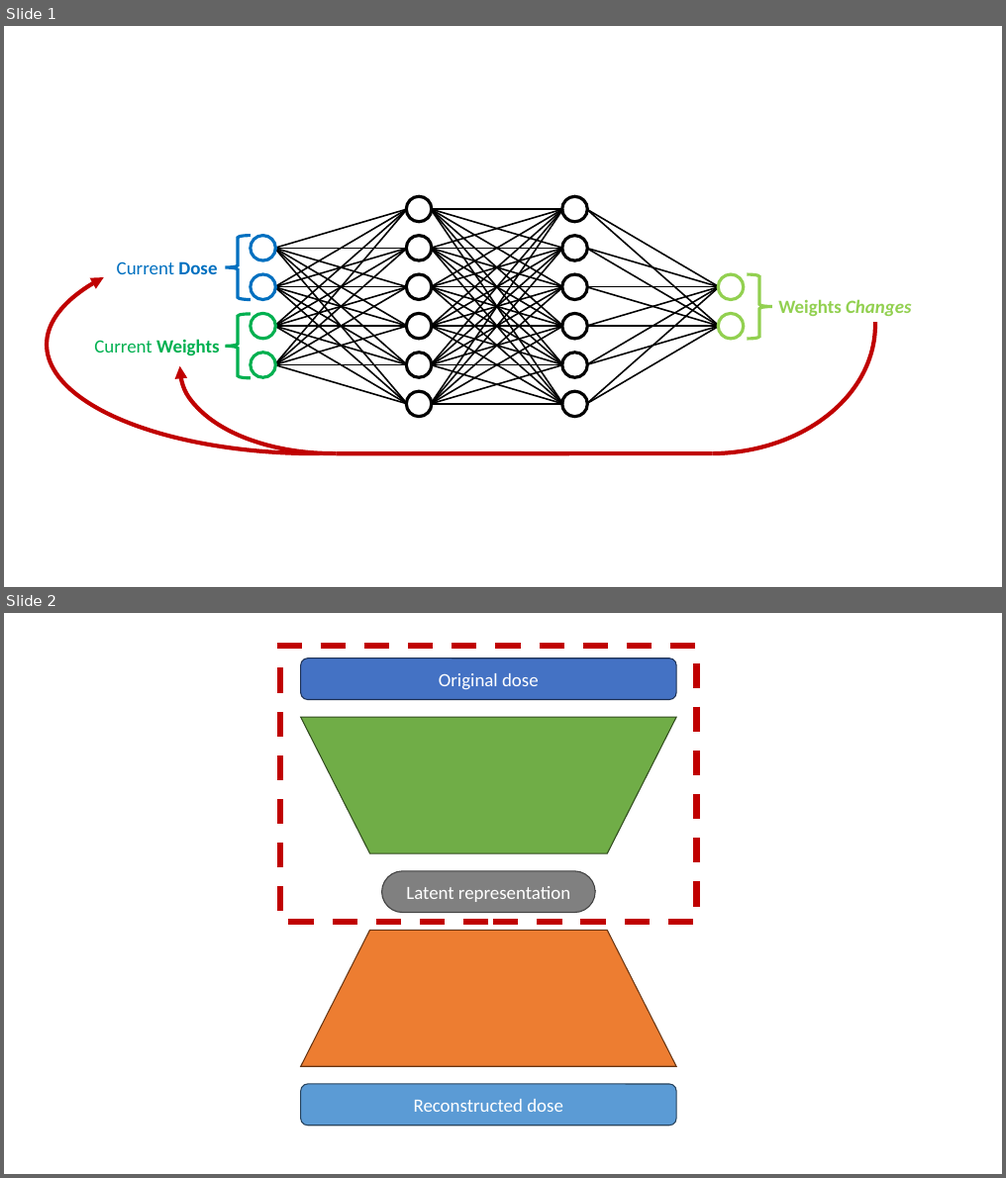
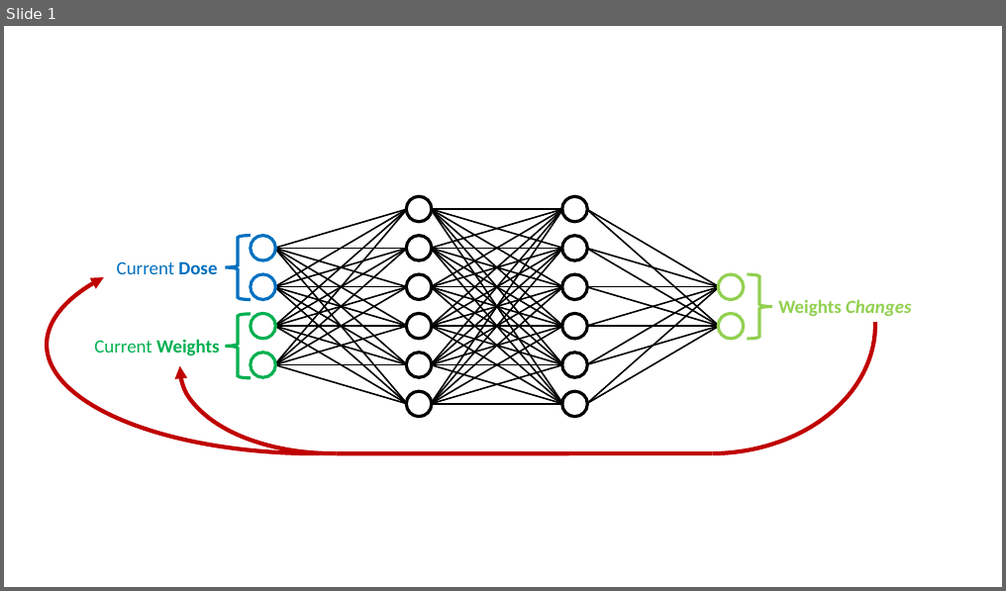
Before and after one commit to pauldubois98/MiD-PhD_Defence, a slide deck: vector_images/rl_setup.pptx. Shown one above the other, each under a label of ours: slides 1 and 2 before the commit, slide 1 after it. The pictures are 1006x1178 and 1006x591 pixels, drawn with LibreOffice and Linux fonts; fonts in the diff are those of the drawing. Boxes give left, top, right and bottom in pixels: in the first picture for what was removed or moved away, otherwise in the second. Text is boxed around its words. In the diff, an @@ line names an element or a change of style, - is before the commit and + after.

Commit message:
dropped 2nd slide

```diff
--- a/vector_images/rl_setup.pptx
+++ b/vector_images/rl_setup.pptx
@@ slide 2 removed at [4, 613, 1002, 1174], background #FFFFFF @@
@@ rectangle removed at [280, 646, 696, 922] @@
@@ rounded rectangle removed at [300, 659, 676, 700] @@
-Original dose
@@ trapezoid removed at [300, 717, 676, 854] @@
@@ rounded rectangle removed at [382, 871, 595, 912] @@
-Latent representation
@@ trapezoid removed at [300, 931, 676, 1066] @@
@@ rounded rectangle removed at [300, 1084, 676, 1126] @@
-Reconstructed dose
```
